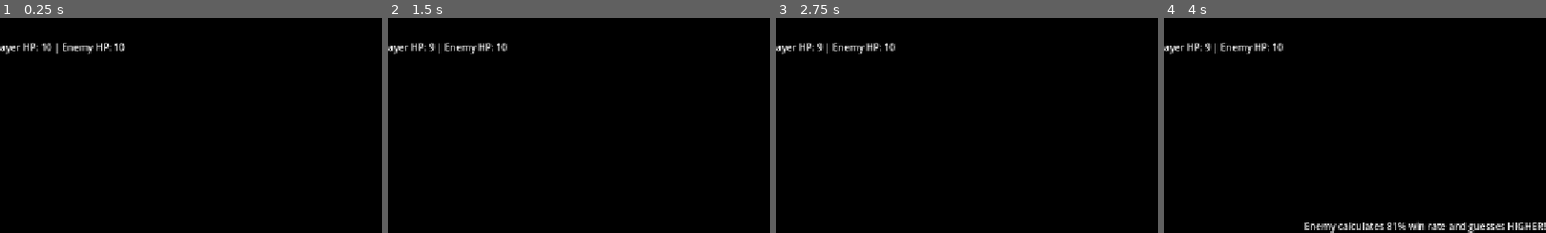
Above: before the commit, frames 1-4 (left to right).
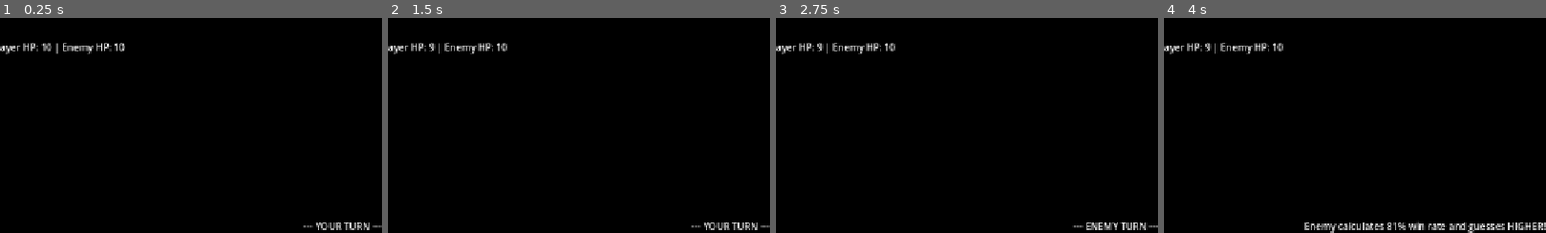
Above: after the commit, the same moments.

Repository: wadahac/HighLowPrototype
Game: Godot game, scene res://scenes/main.tscn
Same seed, same stepped clock (60 frames per second), same inputs: the game is played once before the commit and once after it.
Inputs:
- Up to frame 1 (0.25 s): no input
- Up to frame 2 (1.5 s): click "GUESS HIGHER" at 0.5 s; tap Enter at 1.25 s
- Up to frame 3 (2.75 s): no input
- Up to frame 4 (4 s): tap Space at 2.75 s; tap Enter at 3.5 s
The pictures show only the part of the screen within x 50-100%, y 50-100%; the shares and areas given below are measured in that part.

The runs differ from the first frame. In frame 1, 0.4% of the frame differs, in the area x 79-100%, y 95-99%; in frame 2, 0.4%; in frame 3, 0.5%, in the area x 77-100%, y 95-99%; in frame 4, nothing differs.

Commit message:
feat: add win/loss detection and game reset handling in GameManager
Co-authored-by: aider (gemini/gemini-3.6-flash) <aider@aider.chat>

Diff:
--- a/high-low-prototype/src/HighLowGameManager.gd
+++ b/high-low-prototype/src/HighLowGameManager.gd
@@ -67,7 +67,7 @@
 	lower_button.pressed.connect(_on_lower_pressed)
 	cash_out_button.pressed.connect(_on_cash_out_pressed)
 	pass_button.pressed.connect(_on_pass_pressed)
-	restart_button.pressed.connect(restart_match)
+	restart_button.pressed.connect(reset_game)
 
 	# Connect Trump buttons
 	chains_button.pressed.connect(_on_chains_pressed)
@@ -80,11 +80,10 @@
 		enemy_ai.decision_made.connect(_on_enemy_decision_made)
 
 	restart_button.hide()
-	start_new_match()
-	_update_base_card_ui()
+	reset_game()
 	print("GAME INITIALIZED SUCCESSFULLY")
 
-func start_new_match() -> void:
+func reset_game() -> void:
 	player_hp = player_max_health
 	enemy_hp = enemy_max_health
 	shared_pot = 0
@@ -106,7 +105,7 @@
 	if vision_label:
 		vision_label.text = ""
 	if status_label:
-		status_label.text = ""
+		status_label.text = "--- YOUR TURN ---"
 
 	if enemy_ai:
 		enemy_ai.reset_deck_memory()
@@ -123,9 +122,11 @@
 	set_player_controls_enabled(true)
 	_update_base_card_ui()
 
+func start_new_match() -> void:
+	reset_game()
+
 func restart_match() -> void:
-	restart_button.hide()
-	start_new_match()
+	reset_game()
 
 func rebuild_deck() -> void:
 	deck.clear()
@@ -190,7 +191,8 @@
 func _on_pass_pressed() -> void:
 	if is_player_turn and not player_cash_out_and_pass_locked:
 		set_player_controls_enabled(false)
-		status_label.text = "Player passed the turn."
+		if status_label:
+			status_label.text = "Player passed the turn."
 		switch_turn()
 
 # Trump Card Handlers
@@ -260,7 +262,7 @@
 			else:
 				status_label.text = prefix + "Enemy guessed correctly!"
 
-		if not check_game_state():
+		if not check_game_over():
 			if is_player_turn:
 				await get_tree().create_timer(1.2).timeout
 				set_player_controls_enabled(true)
@@ -277,7 +279,8 @@
 				player_hp = max(0, player_hp - self_damage)
 				enemy_hp = max(0, enemy_hp - reflected_damage)
 				mirror_active = false
-				status_label.text = text_prefix + "Mirror Shard reflected " + str(reflected_damage) + " damage!"
+				if status_label:
+					status_label.text = text_prefix + "Mirror Shard reflected " + str(reflected_damage) + " damage!"
 			else:
 				player_hp = max(0, player_hp - damage)
 				if is_reshuffled and status_label:
@@ -289,7 +292,8 @@
 				enemy_hp = max(0, enemy_hp - self_damage)
 				player_hp = max(0, player_hp - reflected_damage)
 				mirror_active = false
-				status_label.text = text_prefix + "Mirror Shard reflected " + str(reflected_damage) + " damage!"
+				if status_label:
+					status_label.text = text_prefix + "Mirror Shard reflected " + str(reflected_damage) + " damage!"
 			else:
 				enemy_hp = max(0, enemy_hp - damage)
 				if is_reshuffled and status_label:
@@ -303,7 +307,7 @@
 		combo_updated.emit(shared_pot)
 		_update_base_card_ui()
 
-		if not check_game_state():
+		if not check_game_over():
 			await get_tree().create_timer(1.2).timeout
 			switch_turn()
 
@@ -321,7 +325,7 @@
 		combo_updated.emit(shared_pot)
 		_update_base_card_ui()
 
-		if not check_game_state():
+		if not check_game_over():
 			await get_tree().create_timer(1.2).timeout
 			switch_turn()
 
@@ -332,11 +336,16 @@
 		mirror_active = false
 		enemy_cash_out_and_pass_locked = false
 		set_player_controls_enabled(true)
-		if player_cash_out_and_pass_locked:
-			status_label.text = "TRAPPED BY CHAINS OF FATE: YOU MUST GUESS!"
+		if status_label:
+			if player_cash_out_and_pass_locked:
+				status_label.text = "TRAPPED BY CHAINS OF FATE: YOU MUST GUESS!"
+			else:
+				status_label.text = "--- YOUR TURN ---"
 	else:
 		player_cash_out_and_pass_locked = false
 		set_player_controls_enabled(false)
+		if status_label:
+			status_label.text = "--- ENEMY TURN ---"
 		if enemy_ai:
 			enemy_ai.take_turn(active_card, shared_pot, player_hp, enemy_cash_out_and_pass_locked)
 
@@ -362,14 +371,39 @@
 		sacrifice_button.disabled = true
 		mirror_button.disabled = true
 
-func check_game_state() -> bool:
+func check_game_over() -> bool:
 	if enemy_hp <= 0:
+		if status_label:
+			status_label.text = "YOU SURVIVED! YOU WIN!"
+		_disable_all_controls()
+		restart_button.show()
+		restart_button.disabled = false
 		game_over.emit("Player")
 		return true
 	elif player_hp <= 0:
+		if status_label:
+			status_label.text = "YOU DIED! GAME OVER"
+		_disable_all_controls()
+		restart_button.show()
+		restart_button.disabled = false
 		game_over.emit("Enemy")
 		return true
 	return false
+
+func check_game_state() -> bool:
+	return check_game_over()
+
+func _disable_all_controls() -> void:
+	set_player_controls_enabled(false)
+	higher_button.disabled = true
+	lower_button.disabled = true
+	cash_out_button.disabled = true
+	pass_button.disabled = true
+	chains_button.disabled = true
+	executioner_button.disabled = true
+	vision_button.disabled = true
+	sacrifice_button.disabled = true
+	mirror_button.disabled = true
 
 func _update_base_card_ui() -> void:
 	var names = ["", "A", "2", "3", "4", "5", "6", "7", "8", "9", "10", "J", "Q", "K"]
@@ -394,11 +428,6 @@
 		combo_label.text = "Shared Pot: " + str(c_combo)
 
 func _on_game_over(winner: String) -> void:
-	set_player_controls_enabled(false)
-	if status_label:
-		if winner == "Player":
-			status_label.text = "YOU SURVIVED! YOU WIN!"
-		else:
-			status_label.text = "YOU DIED! GAME OVER"
+	_disable_all_controls()
 	restart_button.show()
 	restart_button.disabled = false
